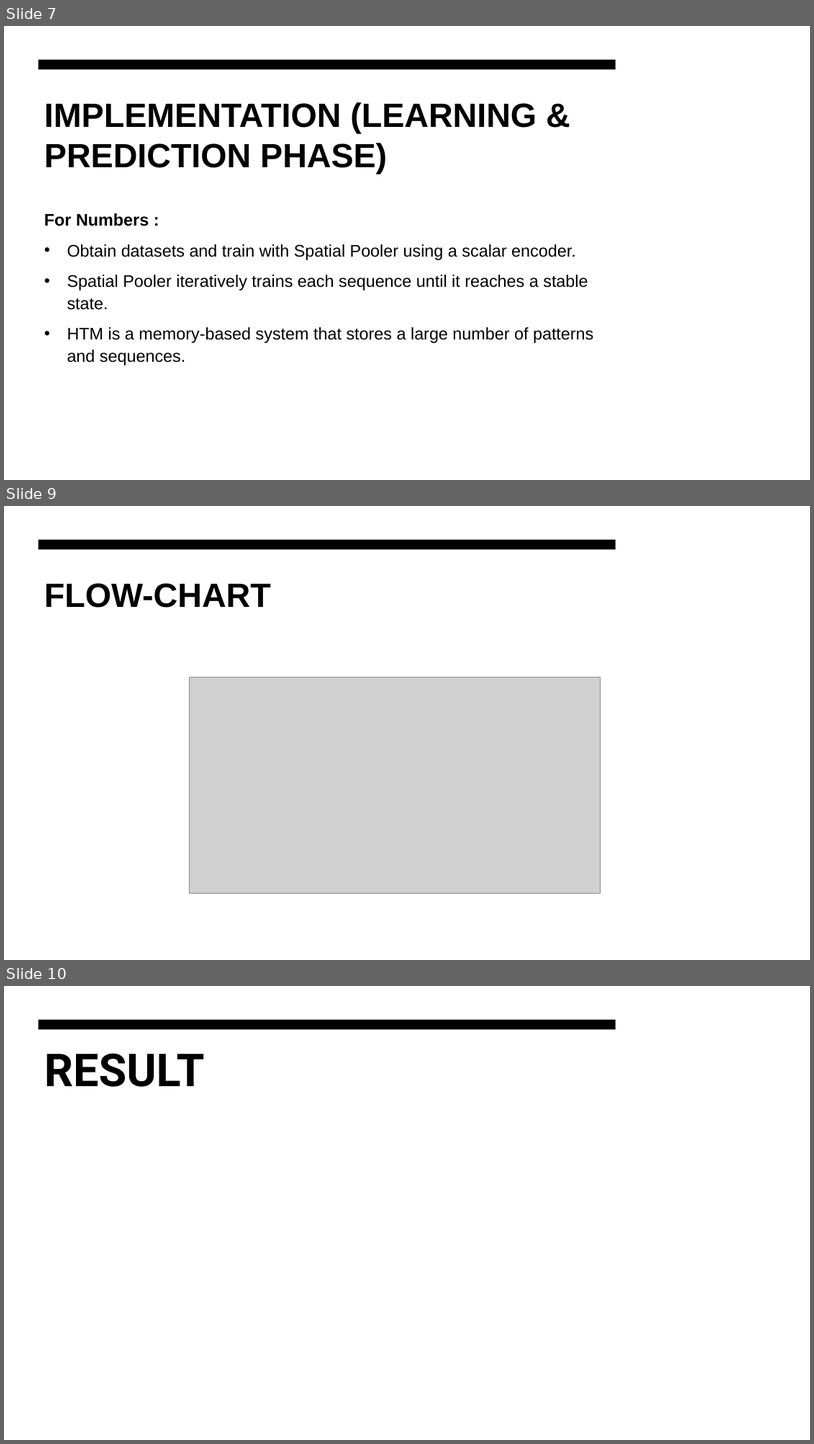
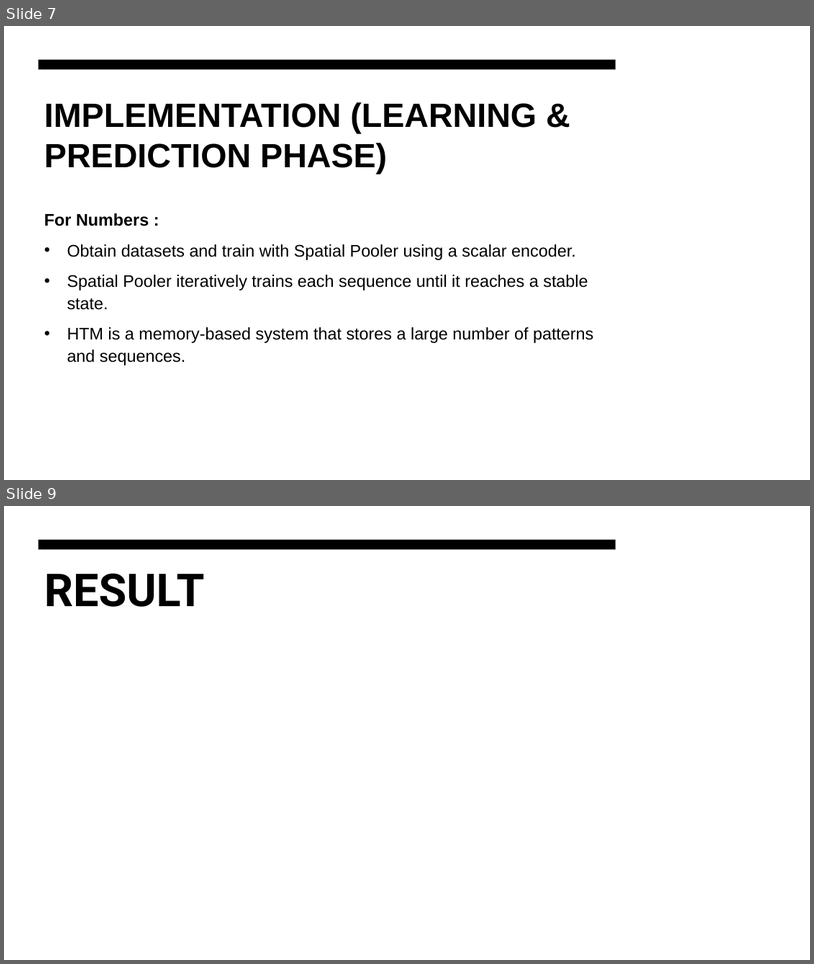
Before and after one commit to faizmohammedkhan7/neocortexapi, a slide deck: source/MySEProject/Documentation/ML-22-23-15 Approve Prediction of Multisequence Learning .pptx. Shown one above the other, each under a label of ours: slides 7, 9 and 10 before the commit, slides 7 and 9 after it; the slides between them are not shown. The pictures are 814x1444 and 814x964 pixels, drawn with LibreOffice and Linux fonts; fonts in the diff are those of the drawing; grey boxes stand for pictures. Boxes give left, top, right and bottom in pixels: in the first picture for what was removed or moved away, otherwise in the second. Text is boxed around its words. In the diff, an @@ line names an element or a change of style, - is before the commit and + after.

```diff
--- a/source/MySEProject/Documentation/ML-22-23-15 Approve Prediction of Multisequence Learning .pptx
+++ b/source/MySEProject/Documentation/ML-22-23-15 Approve Prediction of Multisequence Learning .pptx
@@ slide 9 removed at box(4, 506, 810, 960), background #FFFFFF @@
@@ rectangle removed at box(4, 506, 810, 960) @@
@@ rectangle removed at box(39, 540, 616, 549) @@
@@ title removed at box(44, 583, 271, 608) @@
-FLOW-CHART
@@ picture removed at box(190, 677, 600, 893) @@
@@ what was slide 10 is now slide 9 @@
```
Also in this commit, not shown: 3 slides changed, 1 slide added, 1 other slide removed.
